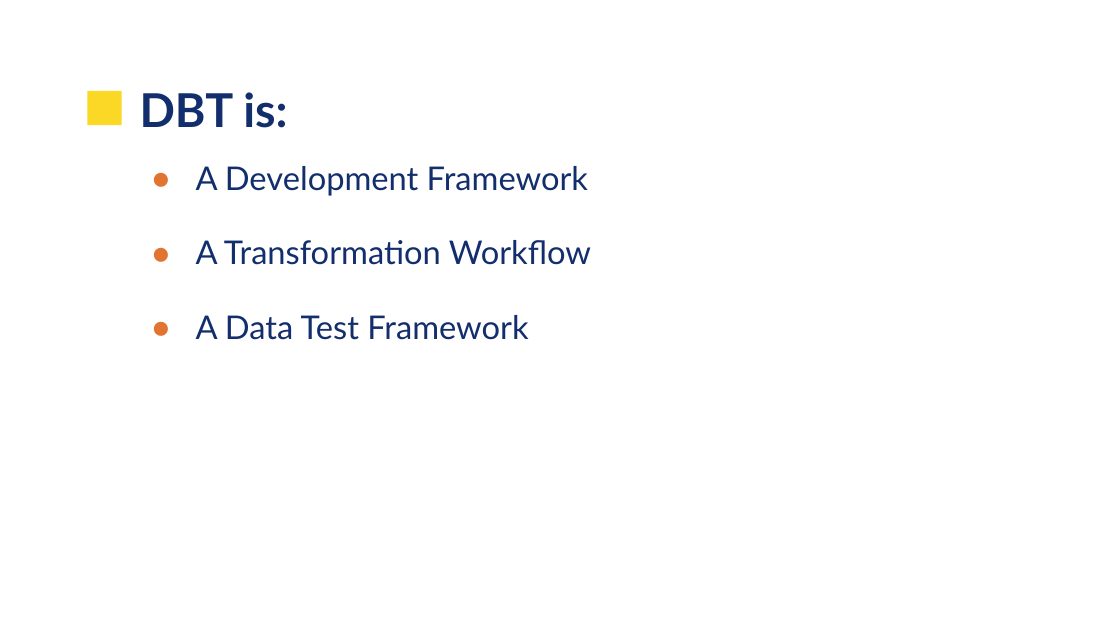
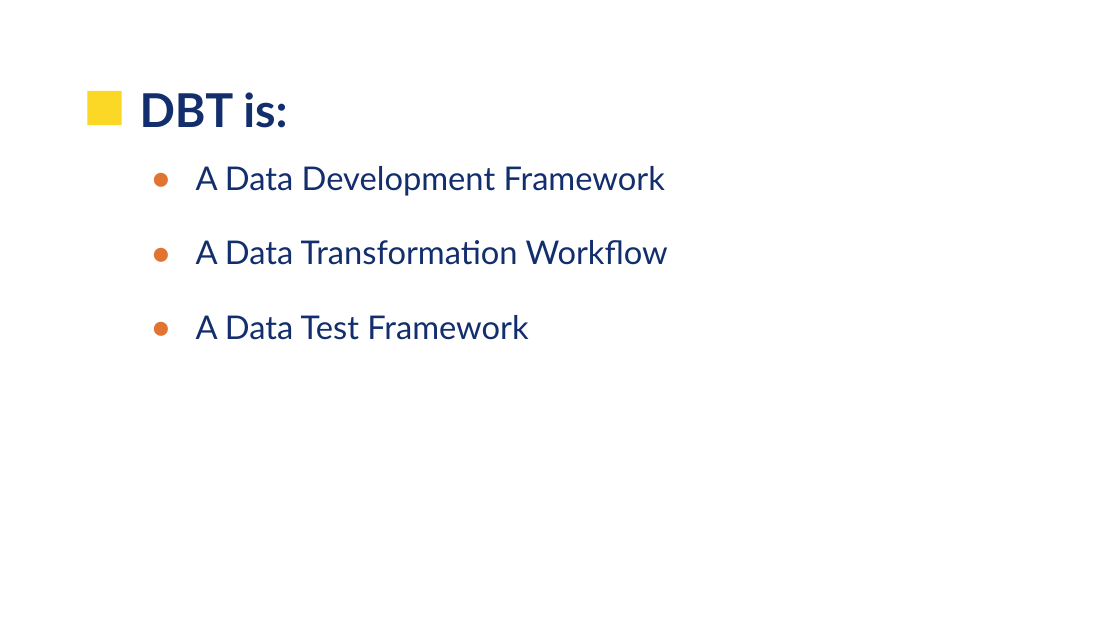
Before and after one commit to UVADS/data_engineering, a slide deck: slide 3 of 11_data_build_tool/UVA-DBT.pptx (slide 2 before the commit). Drawn at 1120x630 pixels with LibreOffice and Linux fonts; fonts in the diff are those of the drawing; background and template pictures are left out. Boxes give left, top, right and bottom in pixels: in the first picture for what was removed or moved away, otherwise in the second. Text is boxed around its words. In the diff, an @@ line names an element or a change of style, - is before the commit and + after.

```diff
--- a/11_data_build_tool/UVA-DBT.pptx
+++ b/11_data_build_tool/UVA-DBT.pptx
@@ text at bbox=[196, 166, 668, 265]: text changed @@
-● A Development Framework
-● A Transformation Workflow
+● A Data Development Framework
+● A Data Transformation Workflow
```
Also in this commit, not shown: 4 other slides changed, 9 slides added, 5 slides removed.
